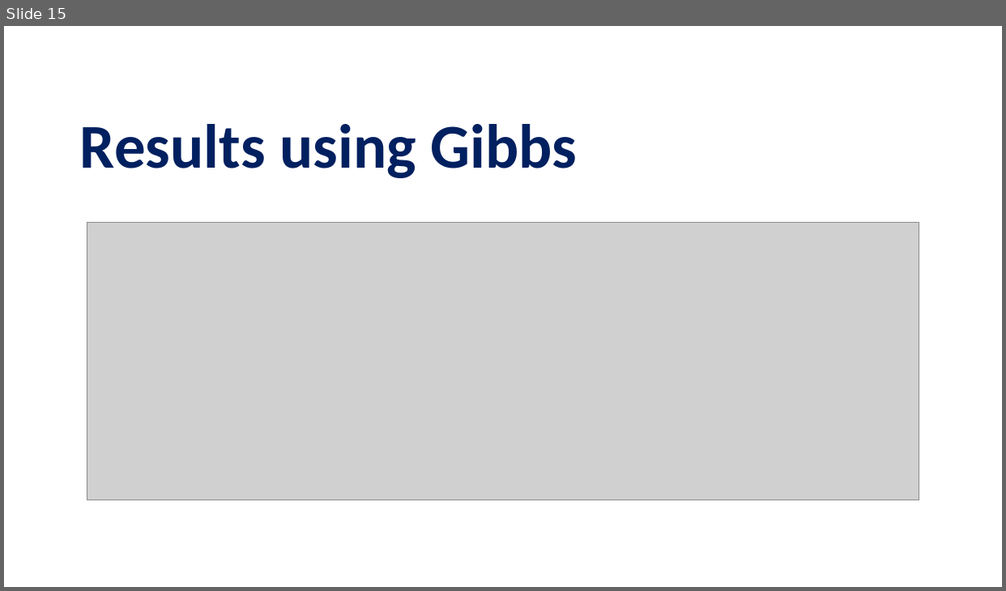
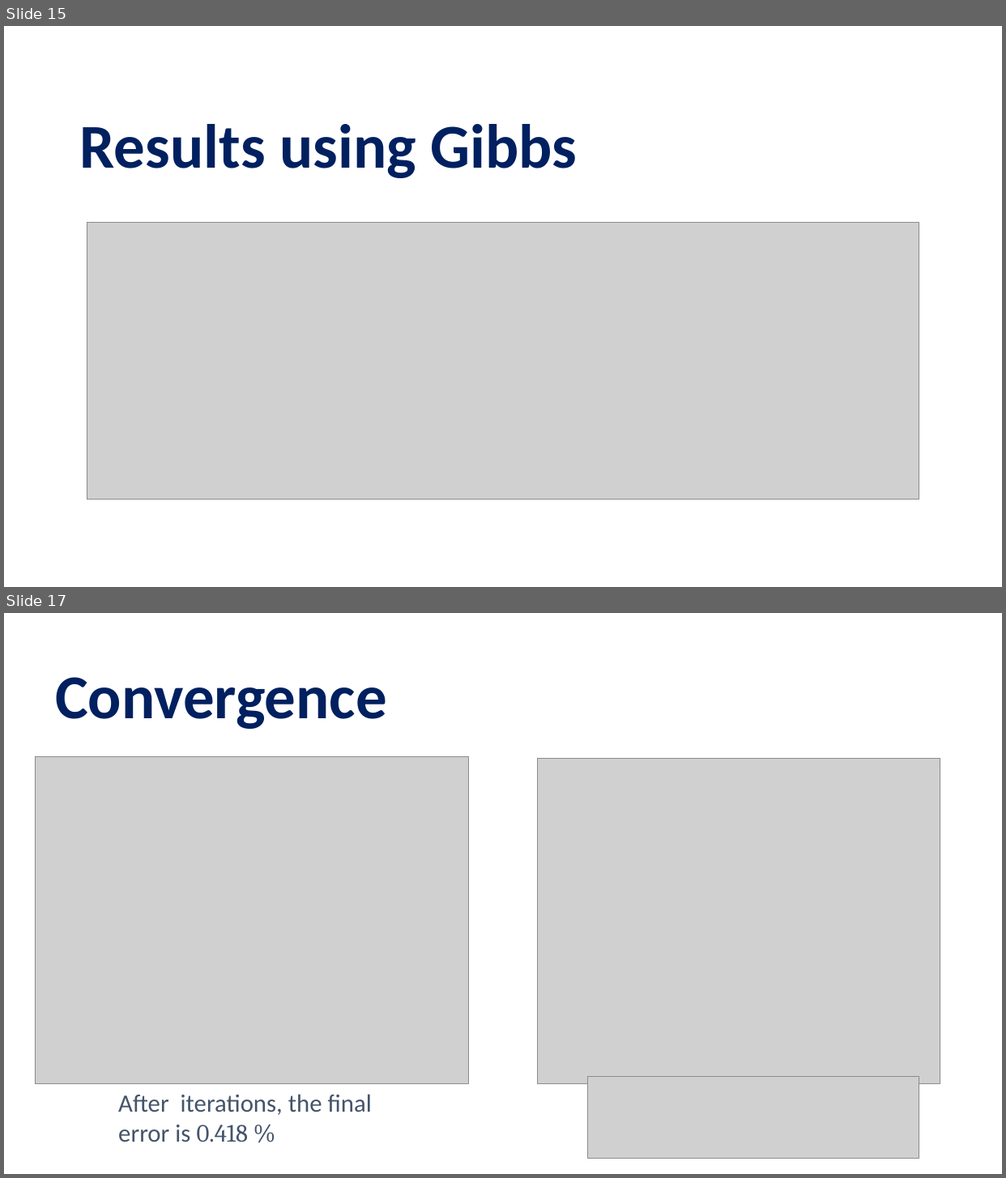
Before and after one commit to pettepiero/Ising-image-denoising, a slide deck: pml.pptm. Shown one above the other, each under a label of ours: slide 15 before the commit, slides 15 and 17 after it; the slides between them are not shown. The pictures are 1006x591 and 1006x1178 pixels, drawn with LibreOffice and Linux fonts; fonts in the diff are those of the drawing; grey boxes stand for pictures. Boxes give left, top, right and bottom in pixels: in the first picture for what was removed or moved away, otherwise in the second. Text is boxed around its words. In the diff, an @@ line names an element or a change of style, - is before the commit and + after.

```diff
--- a/pml.pptm
+++ b/pml.pptm
@@ slide 17 added at (x1=4, y1=613, x2=1002, y2=1174), background #FFFFFF @@
@@ title added at (x1=55, y1=677, x2=387, y2=729), 60 pt, text #002060, bold @@
+Convergence
@@ picture added at (x1=36, y1=756, x2=469, y2=1084) @@
@@ picture added at (x1=537, y1=758, x2=940, y2=1084) @@
@@ text added at (x1=118, y1=1094, x2=372, y2=1142), 24 pt, text #44546A @@
+After iterations, the final error is 0.418 %
@@ picture added at (x1=588, y1=1077, x2=918, y2=1159) @@
```
Also in this commit, not shown: 6 slides changed, 11 other slides added, 9 slides removed.
